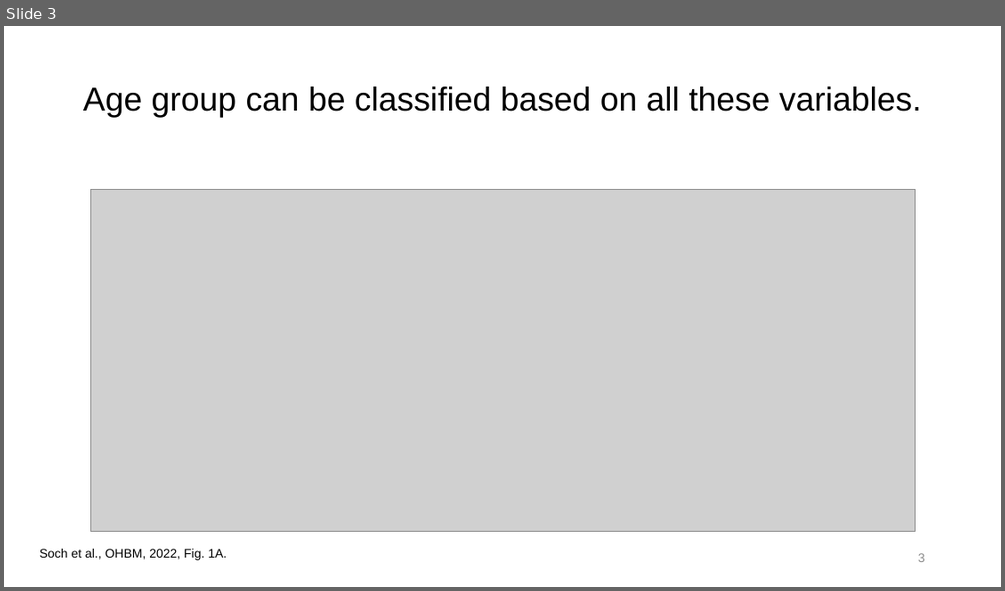
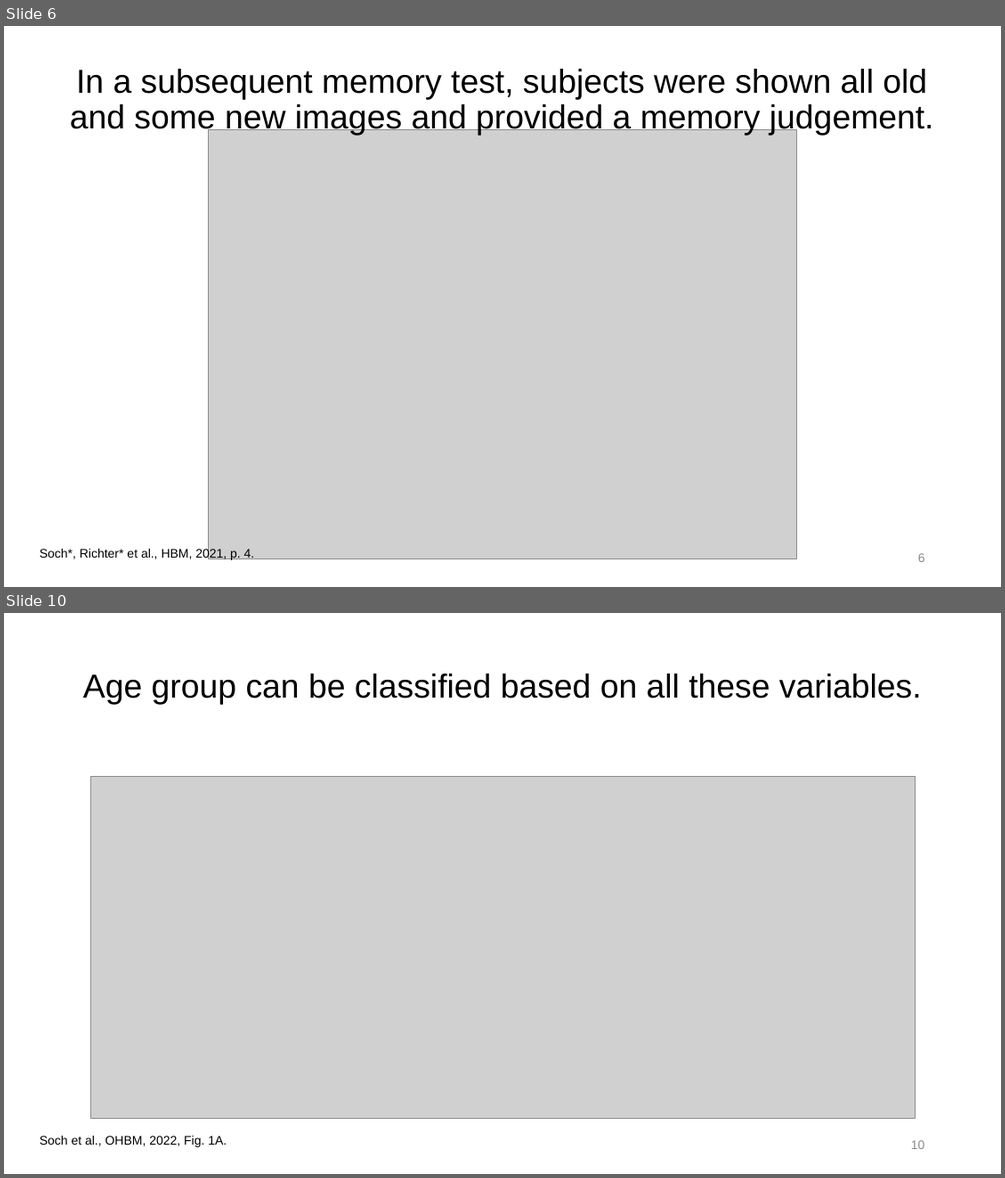
Before and after one commit to JoramSoch/OHBM_2022, a slide deck: Talks/OHBM_2022_Talk_B_FADE.pptx. Shown one above the other, each under a label of ours: slide 3 before the commit, slides 6 and 10 after it; the slides between them are not shown. The pictures are 1005x591 and 1005x1178 pixels, drawn with LibreOffice and Linux fonts; fonts in the diff are those of the drawing; grey boxes stand for pictures. Boxes give left, top, right and bottom in pixels: in the first picture for what was removed or moved away, otherwise in the second. Text is boxed around its words. In the diff, an @@ line names an element or a change of style, - is before the commit and + after.

```diff
--- a/Talks/OHBM_2022_Talk_B_FADE.pptx
+++ b/Talks/OHBM_2022_Talk_B_FADE.pptx
@@ slide 6 added at (4, 26, 1001, 587), background #FFFFFF @@
@@ title added at (70, 69, 934, 135), 32 pt, text #000000 @@
+In a subsequent memory test, subjects were shown all old
+and some new images and provided a memory judgement.
@@ picture added at (208, 130, 797, 559) @@
@@ text added at (40, 548, 255, 561), 12 pt, text #000000 @@
+Soch*, Richter* et al., HBM, 2021, p. 4.
@@ page number added at (918, 553, 925, 562), 12 pt, text #8C8C8C @@
+6
@@ what was slide 3 is now slide 10 @@
@@ page number at (911, 1140, 925, 1149): text changed @@
-3
+10
```
Also in this commit, not shown: 3 slides changed, 10 other slides added, 1 slide removed, 2 other files.
